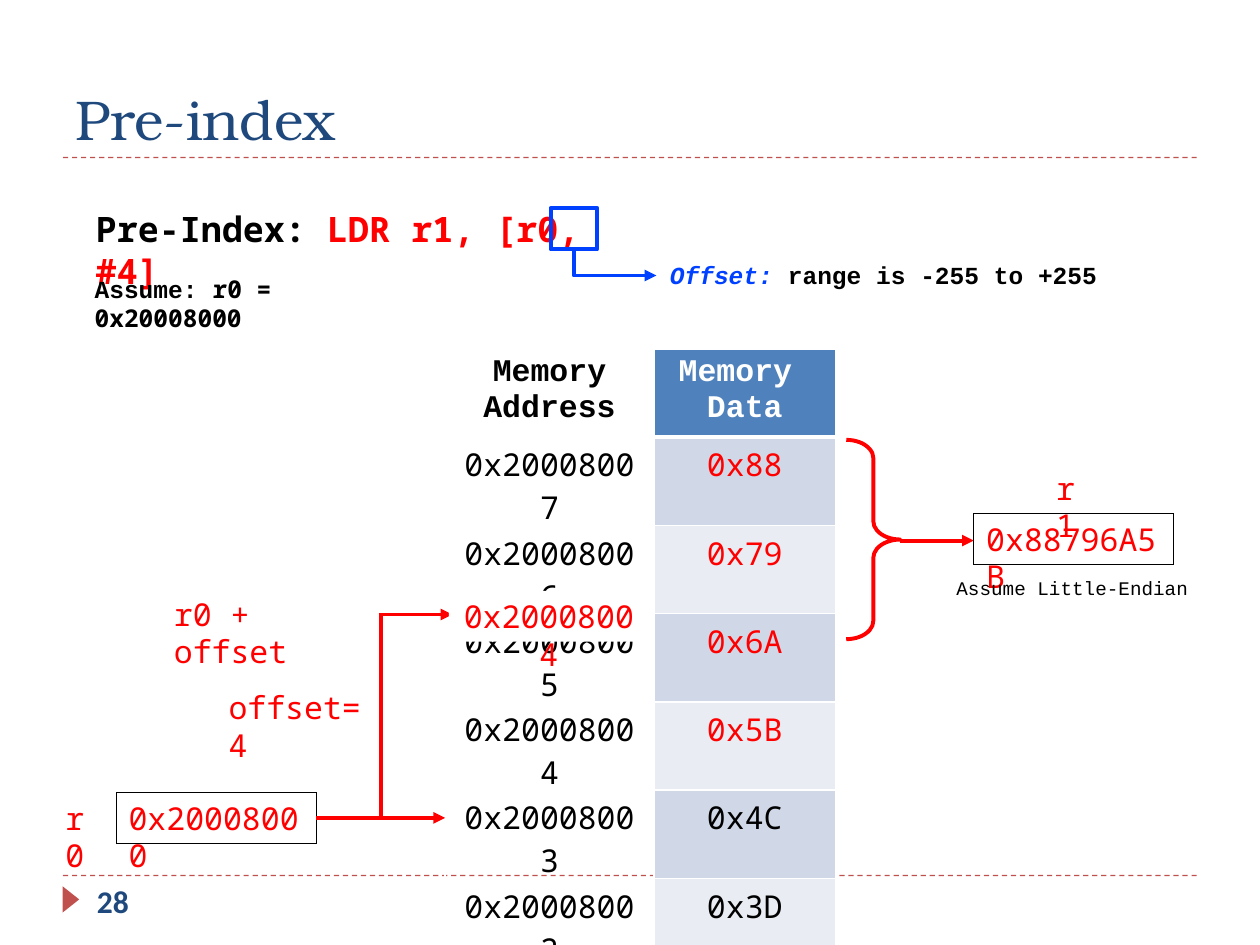
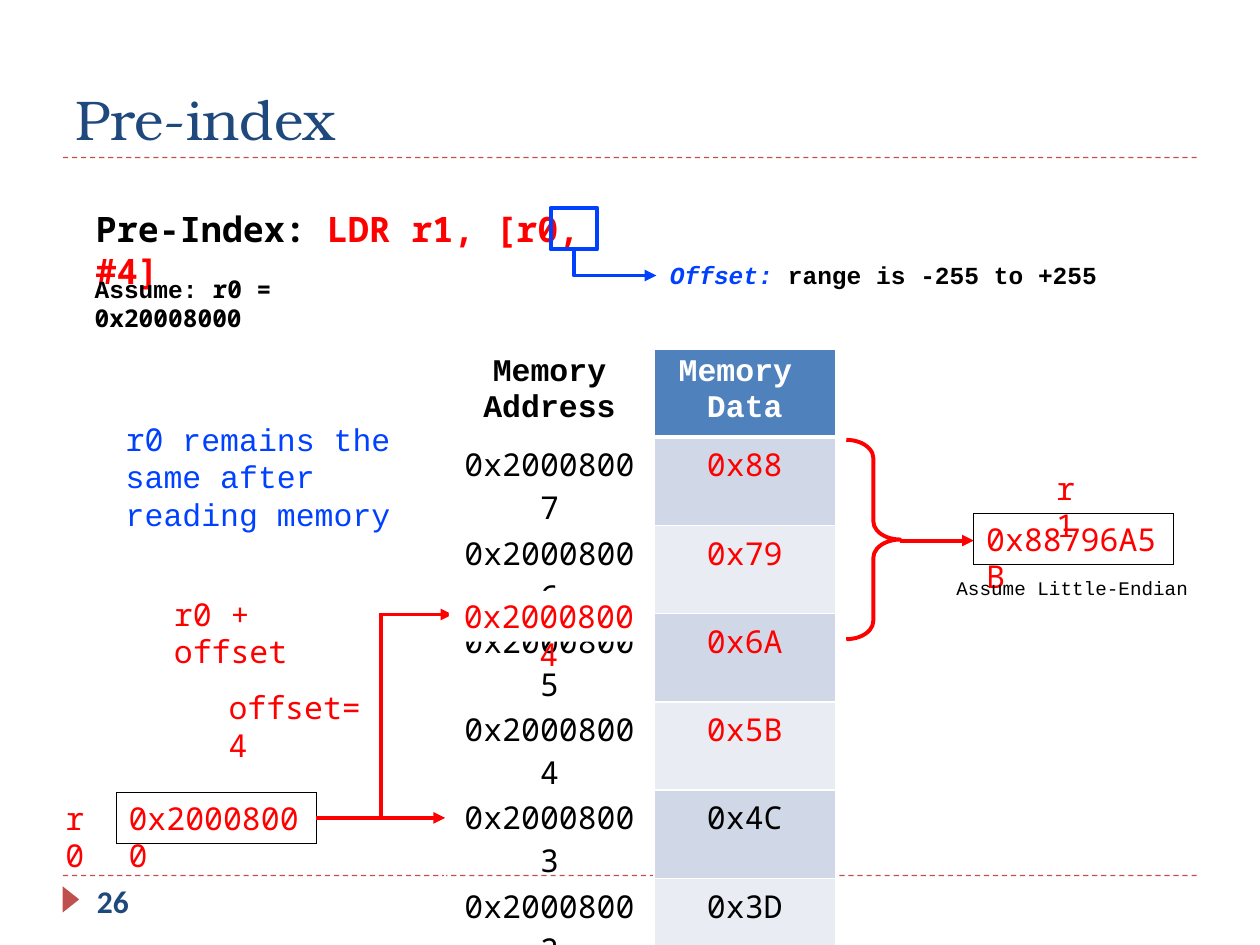
Before and after one commit to guhofstra/CSC111Sp26, a slide deck: slide 26 of PPTs/Ch5_ARM_Load_Store.pptx (slide 28 before the commit). Drawn at 1260x945 pixels with LibreOffice and Linux fonts; fonts in the diff are those of the drawing. Boxes give left, top, right and bottom in pixels: in the first picture for what was removed or moved away, otherwise in the second. Text is boxed around its words. In the diff, an @@ line names an element or a change of style, - is before the commit and + after.

```diff
--- a/PPTs/Ch5_ARM_Load_Store.pptx
+++ b/PPTs/Ch5_ARM_Load_Store.pptx
@@ text added at bbox=[126, 428, 391, 533], 18 pt, text #0041FF @@
+r0 remains the same after reading memory
@@ page number at bbox=[97, 891, 129, 914]: text changed @@
-28
+26
```
Also in this commit, not shown: 3 other slides changed, 5 slides removed, 4 other files.
